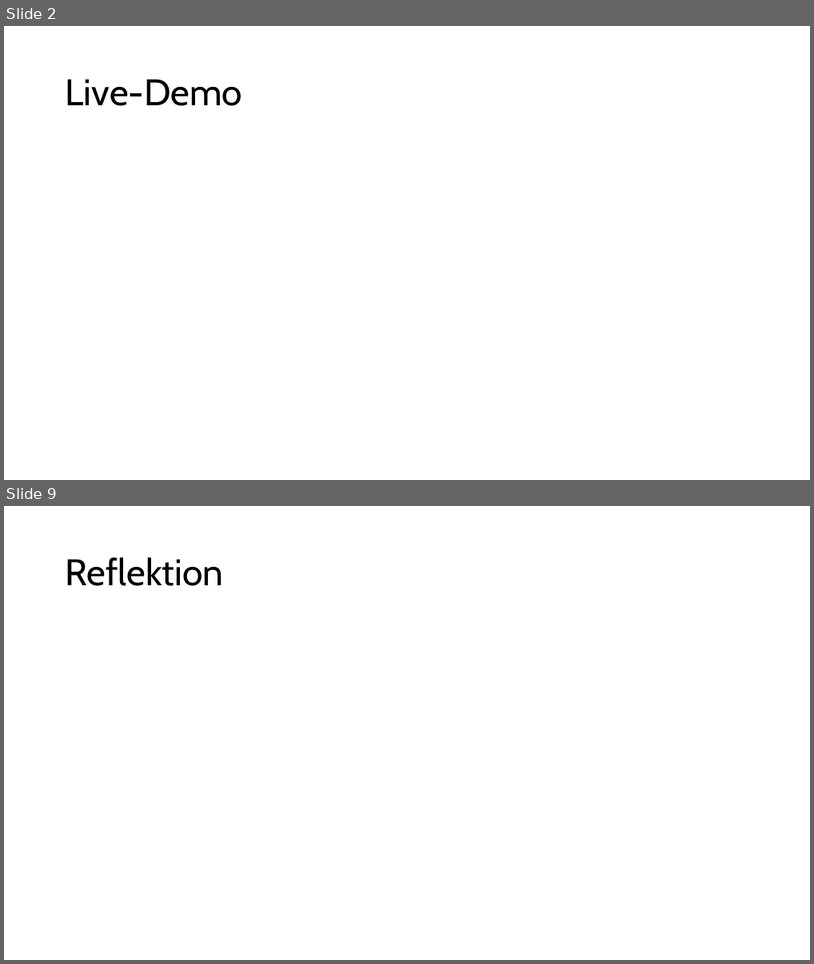
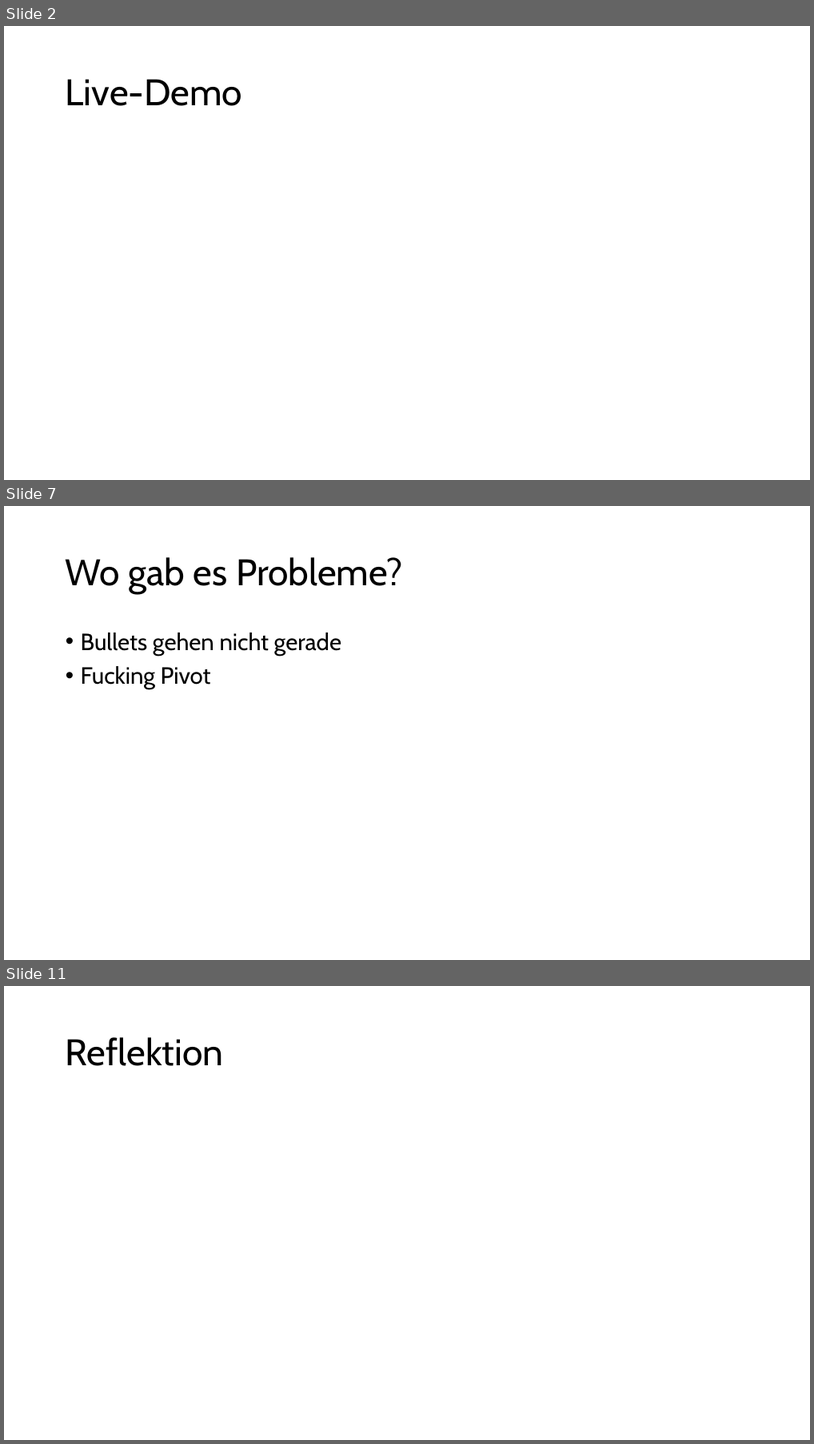
Before and after one commit to Soguel-Aurelien/UnrealEngineProjekt, a slide deck: Presentation/Unrealengine pp.pptx. Shown one above the other, each under a label of ours: slides 2 and 9 before the commit, slides 2, 7 and 11 after it; the slides between them are not shown. The pictures are 814x964 and 814x1444 pixels, drawn with LibreOffice and Linux fonts; fonts in the diff are those of the drawing. Boxes give left, top, right and bottom in pixels: in the first picture for what was removed or moved away, otherwise in the second. Text is boxed around its words. In the diff, an @@ line names an element or a change of style, - is before the commit and + after.

```diff
--- a/Presentation/Unrealengine pp.pptx
+++ b/Presentation/Unrealengine pp.pptx
@@ slide 7 added at <box>4,506,810,960</box>, background #FFFFFF @@
@@ title added at <box>66,557,403,594</box>, 44 pt, text #000000 @@
+Wo gab es Probleme?
@@ text added at <box>81,632,342,689</box>, 28 pt, text #000000 @@
+• Bullets gehen nicht gerade
+• Fucking Pivot
@@ what was slide 9 is now slide 11 @@
```
Also in this commit, not shown: 6 slides changed, 2 other slides added, 1 slide removed.
